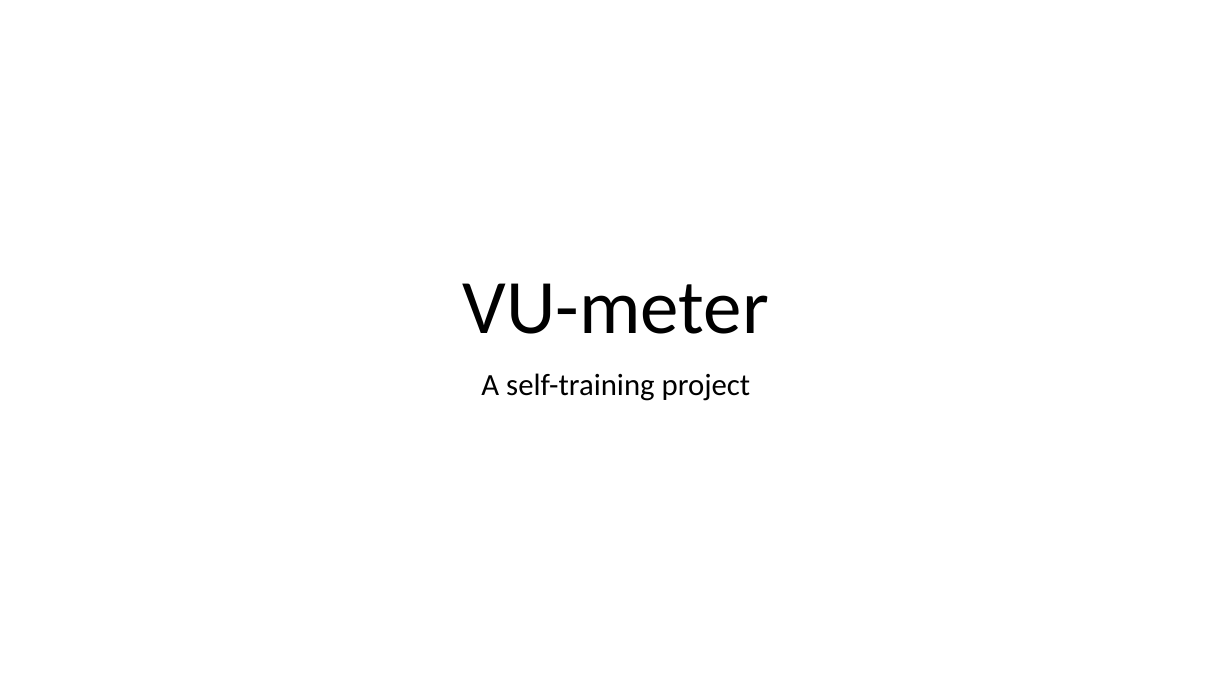
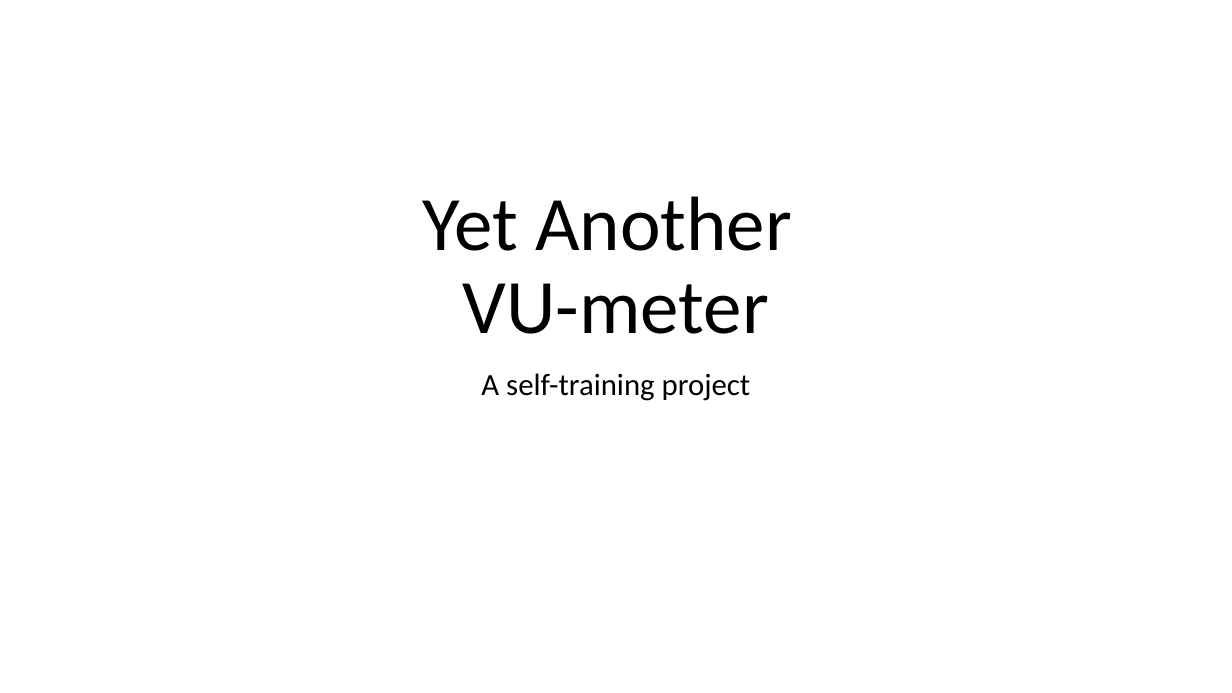
Before and after one commit to devidin/yavumeter, a slide deck: slide 1 of doc/Steps overview.pptx. Drawn at 1232x693 pixels with LibreOffice and Linux fonts; fonts in the diff are those of the drawing. Boxes give left, top, right and bottom in pixels: in the first picture for what was removed or moved away, otherwise in the second. Text is boxed around its words. In the diff, an @@ line names an element or a change of style, - is before the commit and + after.

```diff
--- a/doc/Steps overview.pptx
+++ b/doc/Steps overview.pptx
@@ title at (422,196,792,334): text changed @@
-VU-meter
+Yet Another
+VU-meter
```
Also in this commit, not shown: 1 other slide changed, 1 slide added, 10 other files.
